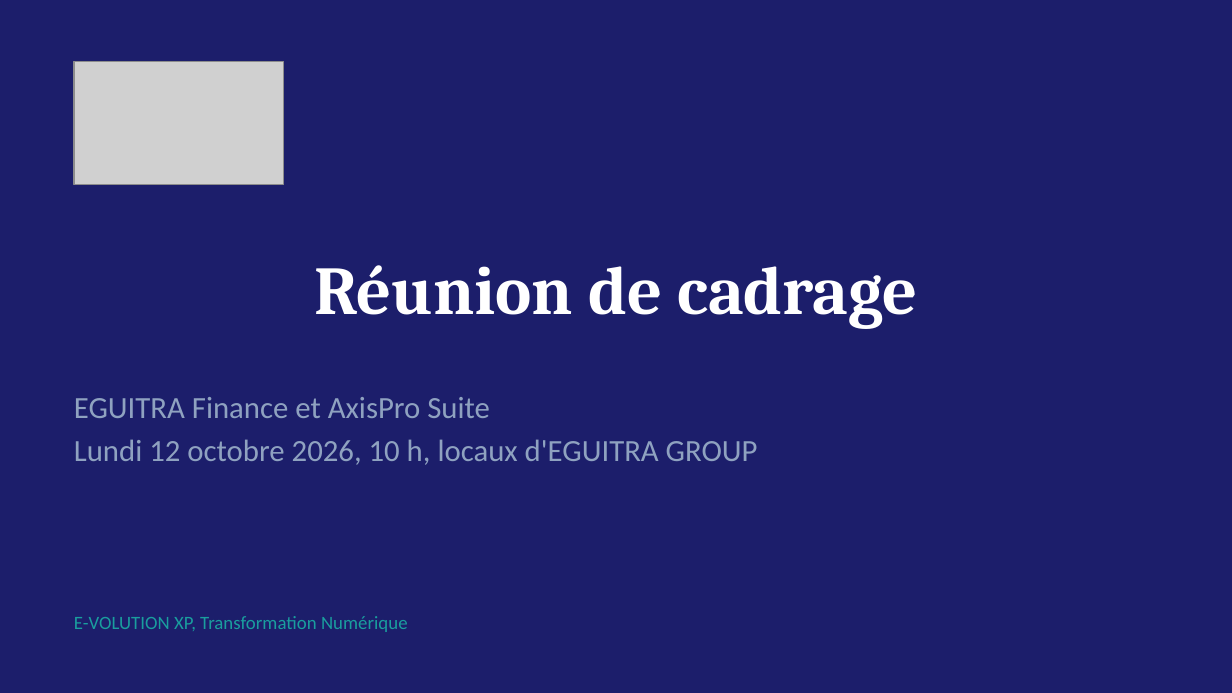
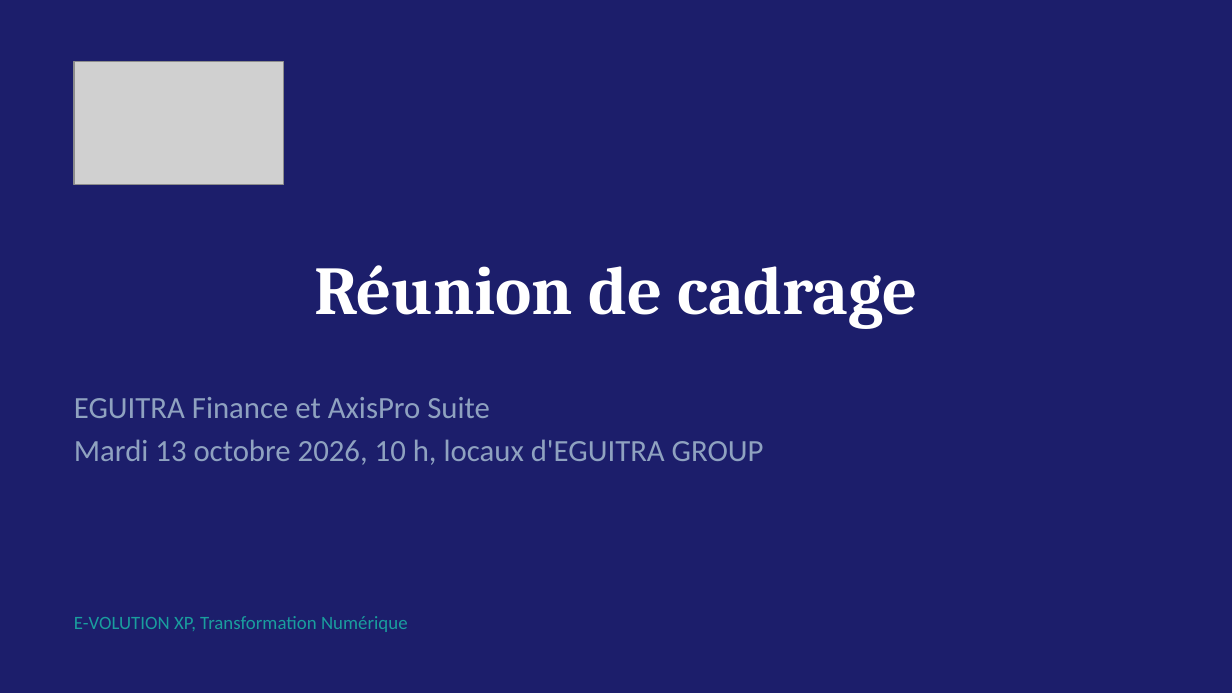
Before and after one commit to MadigbeK/EGUITRA, a slide deck: slide 1 of docs/offre/cadrage/Reunion_de_cadrage_EGUITRA.pptx. Drawn at 1232x693 pixels with LibreOffice and Linux fonts; fonts in the diff are those of the drawing; grey boxes stand for pictures. Boxes give left, top, right and bottom in pixels: in the first picture for what was removed or moved away, otherwise in the second. Text is boxed around its words. In the diff, an @@ line names an element or a change of style, - is before the commit and + after.

```diff
--- a/docs/offre/cadrage/Reunion_de_cadrage_EGUITRA.pptx
+++ b/docs/offre/cadrage/Reunion_de_cadrage_EGUITRA.pptx
@@ text at (74, 439, 764, 465): text changed @@
-Lundi 12 octobre 2026, 10 h, locaux d'EGUITRA GROUP
+Mardi 13 octobre 2026, 10 h, locaux d'EGUITRA GROUP
```
Also in this commit, not shown: 1 other slide changed, 5 other files.
